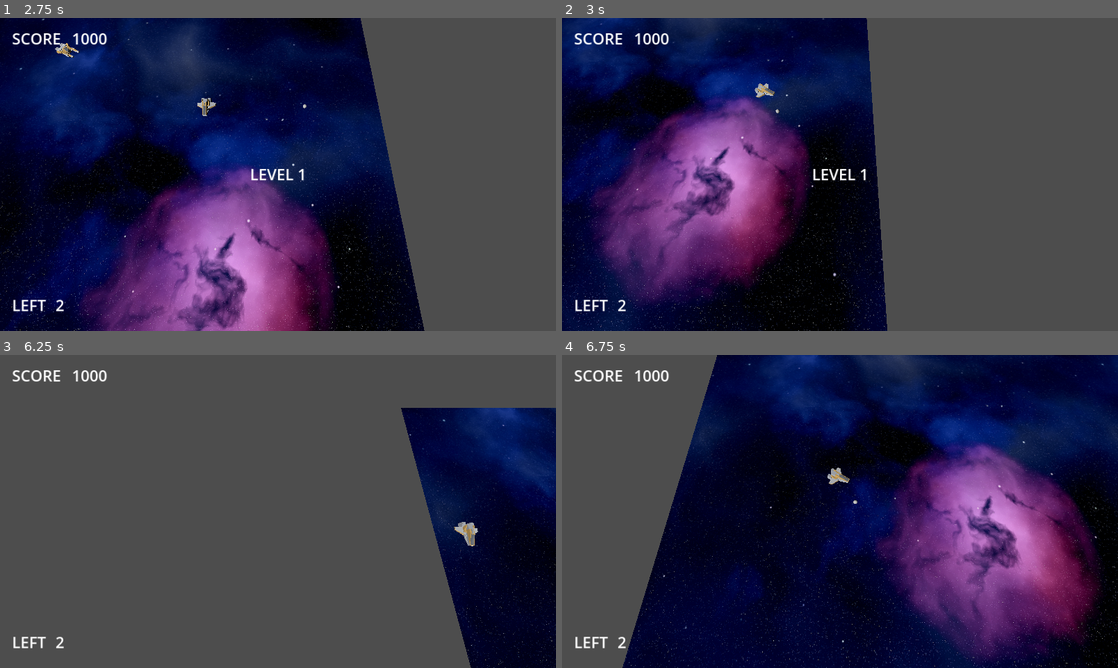
Above: before the commit, frames 1-4 (two rows, left to right).
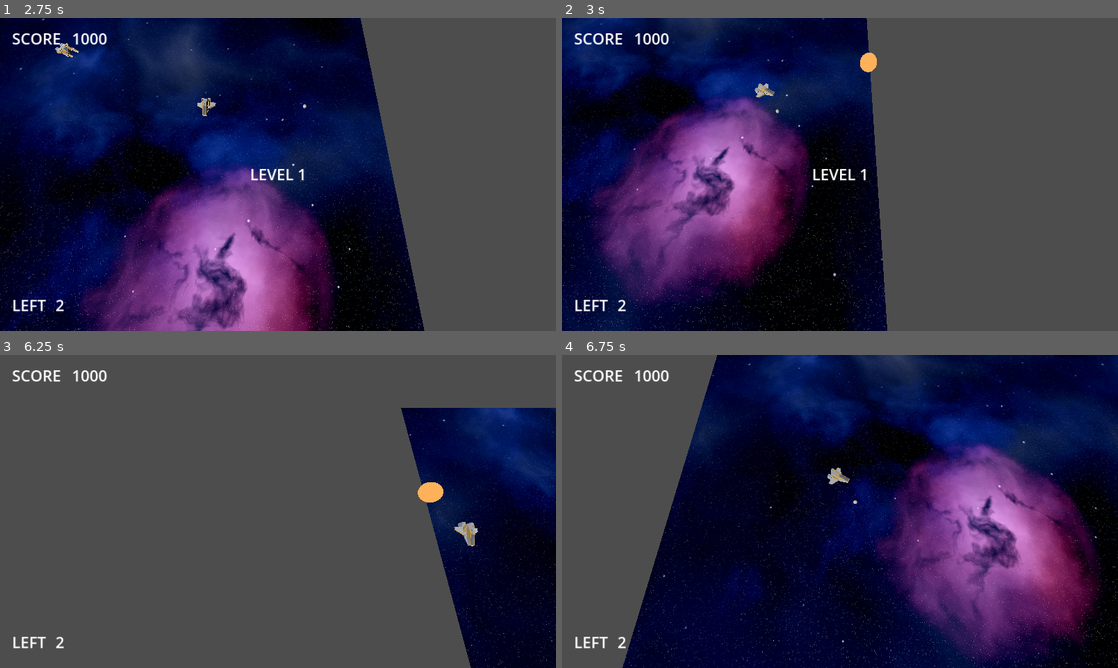
Above: after the commit, the same moments.

Repository: korinVR/TopDownShooterExample
Game: Godot game, scene res://main.tscn
Same seed, same stepped clock (60 frames per second), same inputs: the game is played once before the commit and once after it.
Inputs:
- Up to frame 1 (2.75 s): click "Start" at 0.5 s; hold Right (ui_right) 1.28-2.03 s; tap Space (Fire) at 1.35, 2.1 s; hold Down (ui_down) from 2.03 s (still down)
- Up to frame 2 (3 s): release Down (ui_down) at 2.78 s; hold Right (ui_right) from 2.78 s (still down); tap Space (Fire) at 2.85 s
- Up to frame 3 (6.25 s): release Right (ui_right) at 3.53 s; hold Up (ui_up) 3.53-4.28 s; tap Space (Fire) every 0.75 s from 3.6 to 5.85 s; hold Left (ui_left) 4.28-5.78 s; hold Down (ui_down) from 5.78 s (still down)
- Up to frame 4 (6.75 s): release Down (ui_down) at 6.53 s; hold Right (ui_right) from 6.53 s (still down); tap Space (Fire) at 6.6 s

Frame 1 is identical in both runs. In frame 2, 0.1% of the frame differs, in the area x 53-57%, y 11-18%; in frame 3, 0.2%, in the area x 75-80%, y 40-48%; in frame 4, nothing differs.

Commit message:
Add very simple shot effect

Diff:
--- /dev/null
+++ b/explosion/explosion.gd
@@ -0,0 +1,5 @@
+extends Node3D
+
+func _ready() -> void:
+	await get_tree().create_timer(0.05).timeout
+	queue_free()
--- /dev/null
+++ b/explosion/explosion.tscn
@@ -0,0 +1,17 @@
+[gd_scene load_steps=4 format=3 uid="uid://bi5b7o7t3n6b0"]
+
+[ext_resource type="Script" path="res://explosion/explosion.gd" id="1_myysd"]
+
+[sub_resource type="StandardMaterial3D" id="StandardMaterial3D_876uv"]
+shading_mode = 0
+albedo_color = Color(1, 0.694118, 0.34902, 1)
+
+[sub_resource type="SphereMesh" id="SphereMesh_7kos1"]
+material = SubResource("StandardMaterial3D_876uv")
+
+[node name="Explosion" type="Node3D"]
+script = ExtResource("1_myysd")
+
+[node name="MeshInstance3D" type="MeshInstance3D" parent="."]
+transform = Transform3D(10, 0, 0, 0, 10, 0, 0, 0, 10, 0, 0, 0)
+mesh = SubResource("SphereMesh_7kos1")
--- a/levels/level_2.tscn
+++ b/levels/level_2.tscn
@@ -34,4 +34,25 @@
 [node name="EnemyShip" parent="." instance=ExtResource("3_yg4q1")]
 transform = Transform3D(1, 0, 0, 0, 1, 0, 0, 0, 1, -66.3237, 0, 59.4709)
 
+[node name="EnemyShip2" parent="." instance=ExtResource("3_yg4q1")]
+transform = Transform3D(1, 0, 0, 0, 1, 0, 0, 0, 1, -23.519, 0, -154.946)
+
+[node name="EnemyShip3" parent="." instance=ExtResource("3_yg4q1")]
+transform = Transform3D(1, 0, 0, 0, 1, 0, 0, 0, 1, 159.922, 3.05176e-05, -134.33)
+
+[node name="EnemyShip4" parent="." instance=ExtResource("3_yg4q1")]
+transform = Transform3D(1, 0, 0, 0, 1, 0, 0, 0, 1, -177.486, 6.10352e-05, -42.1886)
+
+[node name="EnemyShip5" parent="." instance=ExtResource("3_yg4q1")]
+transform = Transform3D(1, 0, 0, 0, 1, 0, 0, 0, 1, -193.877, 6.10352e-05, 141.389)
+
+[node name="EnemyShip6" parent="." instance=ExtResource("3_yg4q1")]
+transform = Transform3D(1, 0, 0, 0, 1, 0, 0, 0, 1, 67.5792, 6.10352e-05, 172.422)
+
+[node name="EnemyShip7" parent="." instance=ExtResource("3_yg4q1")]
+transform = Transform3D(1, 0, 0, 0, 1, 0, 0, 0, 1, 178.338, 6.10352e-05, 185.934)
+
+[node name="EnemyShip8" parent="." instance=ExtResource("3_yg4q1")]
+transform = Transform3D(1, 0, 0, 0, 1, 0, 0, 0, 1, 178.338, 6.10352e-05, 185.934)
+
 [node name="FieldCollision" parent="." instance=ExtResource("4_h8dek")]
--- a/myshot/myshot.gd
+++ b/myshot/myshot.gd
@@ -1,6 +1,14 @@
 extends RigidBody3D
 
+const Explosion := preload("res://explosion/explosion.tscn")
+
+func _ready() -> void:
+	owner = get_parent()
+
 func _on_body_entered(body: Node) -> void:
+	var explosion := Explosion.instantiate()
+	$/root/Main/Level.add_child(explosion)
+	explosion.global_position = global_position
 	queue_free()
 
 func _on_visible_on_screen_notifier_3d_screen_exited() -> void:
